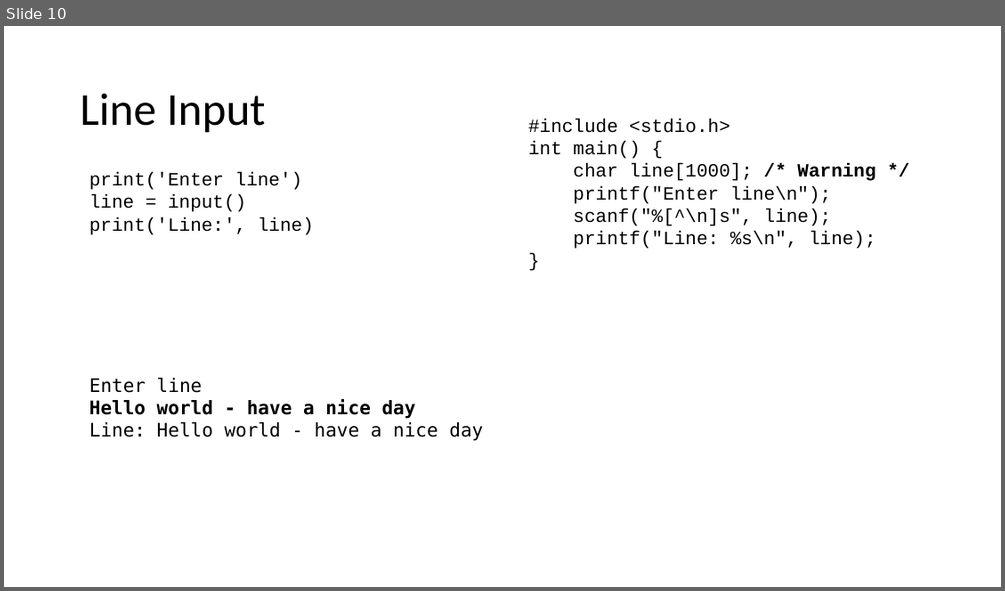
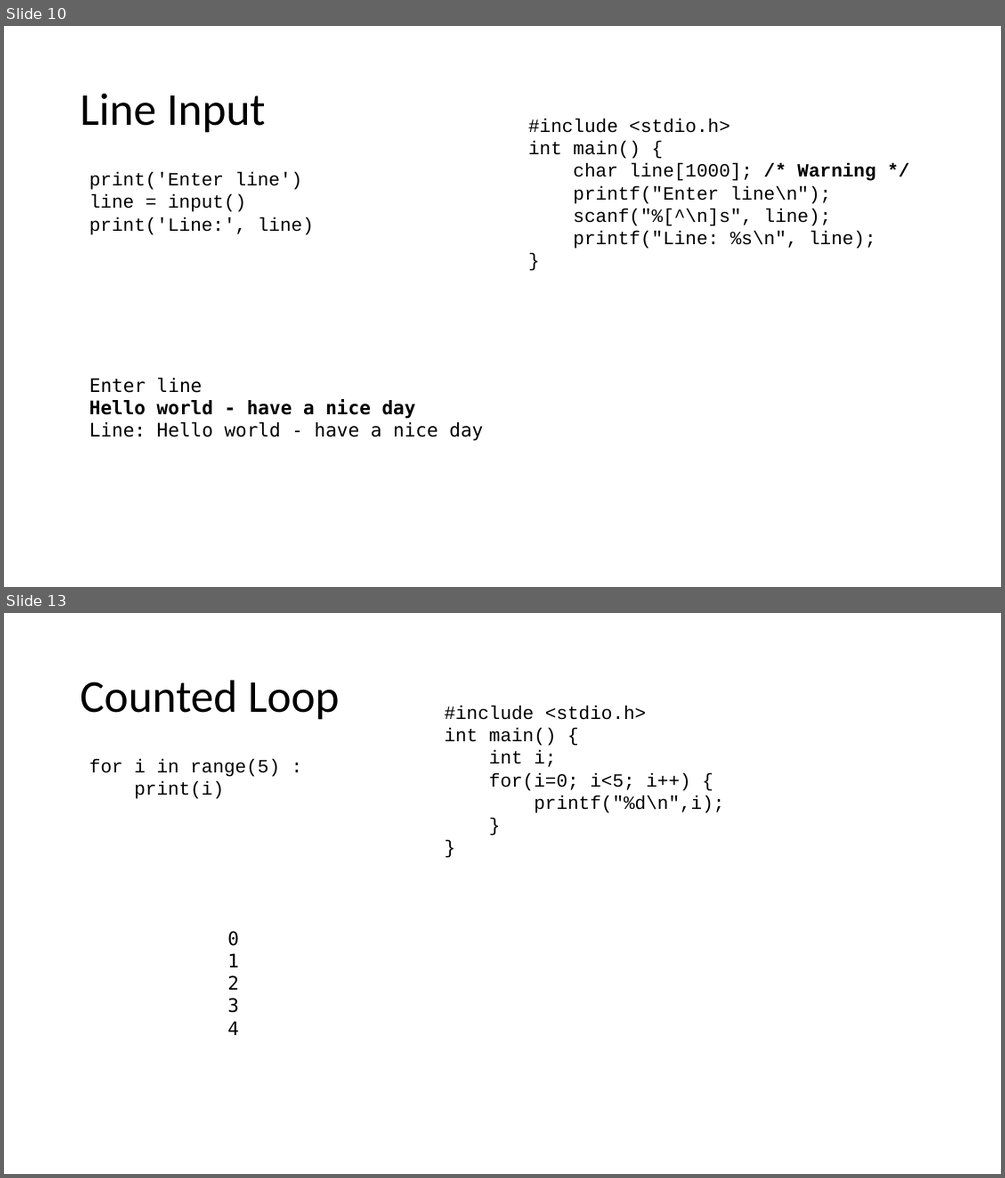
Before and after one commit to csev/cc4e, a slide deck: lectures/CC-02-Python.pptx. Shown one above the other, each under a label of ours: slide 10 before the commit, slides 10 and 13 after it; the slides between them are not shown. The pictures are 1005x591 and 1005x1178 pixels, drawn with LibreOffice and Linux fonts; fonts in the diff are those of the drawing. Boxes give left, top, right and bottom in pixels: in the first picture for what was removed or moved away, otherwise in the second. Text is boxed around its words. In the diff, an @@ line names an element or a change of style, - is before the commit and + after.

```diff
--- a/lectures/CC-02-Python.pptx
+++ b/lectures/CC-02-Python.pptx
@@ slide 13 added at (4, 613, 1001, 1174), background #FFFFFF @@
@@ title added at (80, 680, 340, 720), 44 pt, text #000000 @@
+Counted Loop
@@ text added at (445, 706, 724, 813), 18 pt, text #000000 @@
+#include <stdio.h>
+int main() {
+int i;
+for(i=0; i<5; i++) {
+printf("%d\n",i);
+}
+}
@@ text added at (89, 759, 280, 799), 18 pt, text #000000 @@
+for i in range(5) :
+print(i)
@@ text added at (227, 931, 239, 1035), 18 pt, text #000000 @@
+0
+1
+2
+3
+4
```
Also in this commit, not shown: 1 slide changed, 5 other slides added, 5 other files.
